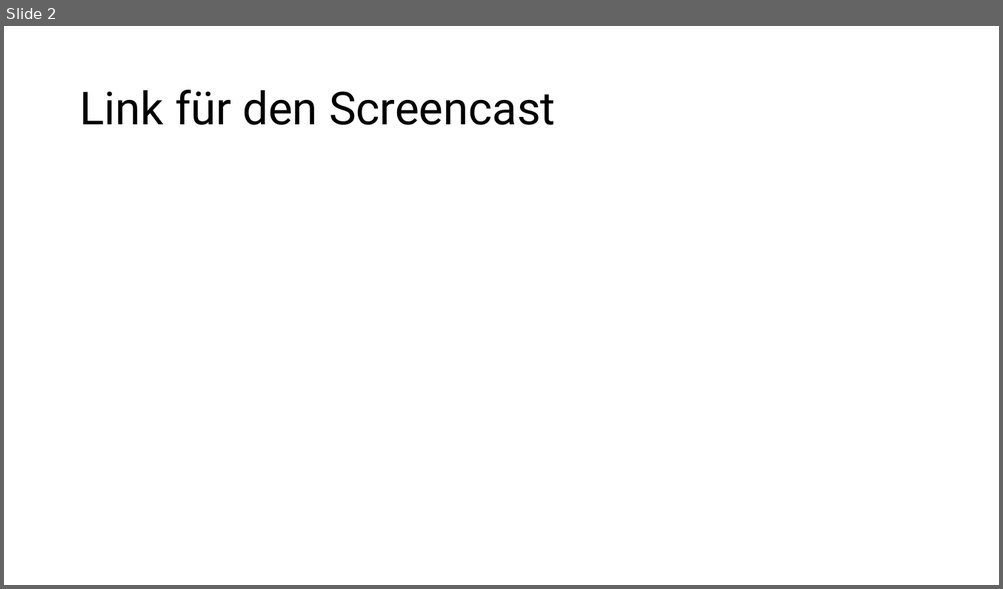
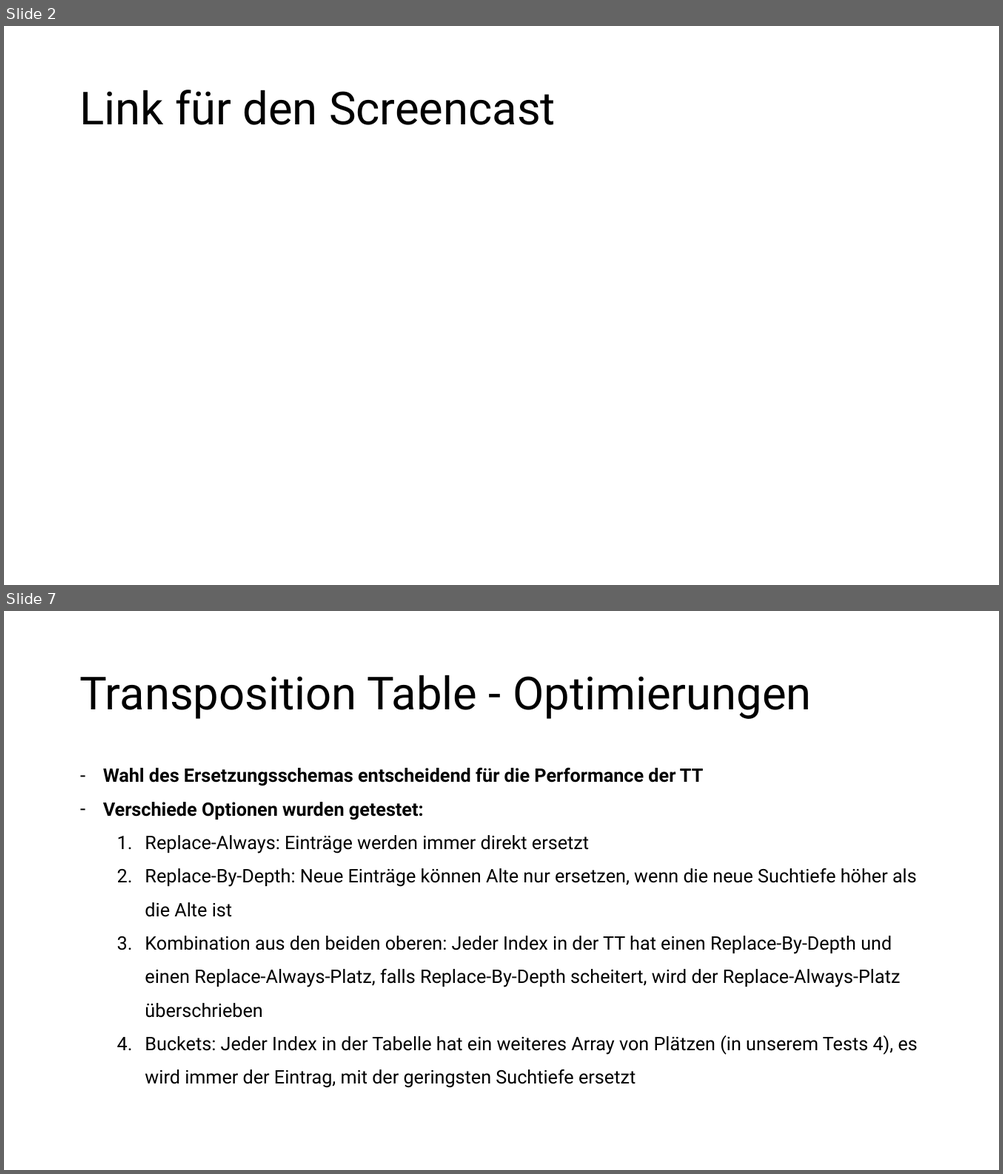
Before and after one commit to patrickzda/chess_engine, a slide deck: presentations/PJ_KI_MST3.pptx. Shown one above the other, each under a label of ours: slide 2 before the commit, slides 2 and 7 after it; the slides between them are not shown. The pictures are 1003x589 and 1003x1174 pixels, drawn with LibreOffice and Linux fonts; fonts in the diff are those of the drawing. Boxes give left, top, right and bottom in pixels: in the first picture for what was removed or moved away, otherwise in the second. Text is boxed around its words. In the diff, an @@ line names an element or a change of style, - is before the commit and + after.

```diff
--- a/presentations/PJ_KI_MST3.pptx
+++ b/presentations/PJ_KI_MST3.pptx
@@ slide 7 added at <box>4,611,999,1170</box>, background #FFFFFF @@
@@ title added at <box>79,675,811,719</box>, 44 pt, text #000000 @@
+Transposition Table - Optimierungen
@@ text added at <box>103,768,917,1088</box>, 18 pt, text #000000 @@
+– Wahl des Ersetzungsschemas entscheidend für die Performance der TT
+– Verschiede Optionen wurden getestet:
+  1. Replace-Always: Einträge werden immer direkt ersetzt
+  2. Replace-By-Depth: Neue Einträge können Alte nur ersetzen, wenn die neue Suchtiefe höher als die Alte ist
+  3. Kombination aus den beiden oberen: Jeder Index in der TT hat einen Replace-By-Depth und einen Replace-Always-Platz, falls Replace-By-Depth scheitert, wird der Replace-Always-Platz überschrieben
+  4. Buckets: Jeder Index in der Tabelle hat ein weiteres Array von Plätzen (in unserem Tests 4), es wird immer der Eintrag, mit der geringsten Suchtiefe ersetzt
```
Also in this commit, not shown: 3 slides changed, 19 other slides added, 8 slides removed.
